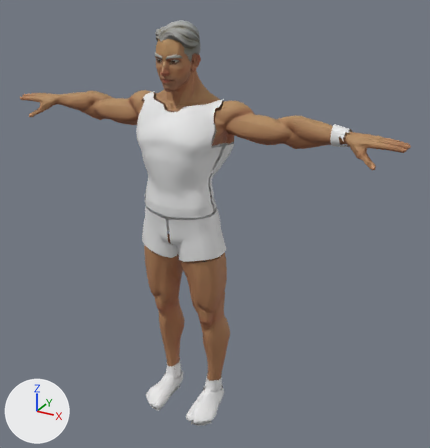
Two versions of the glTF model running-gear-solid/public/assets/char/runner.glb, one commit apart.
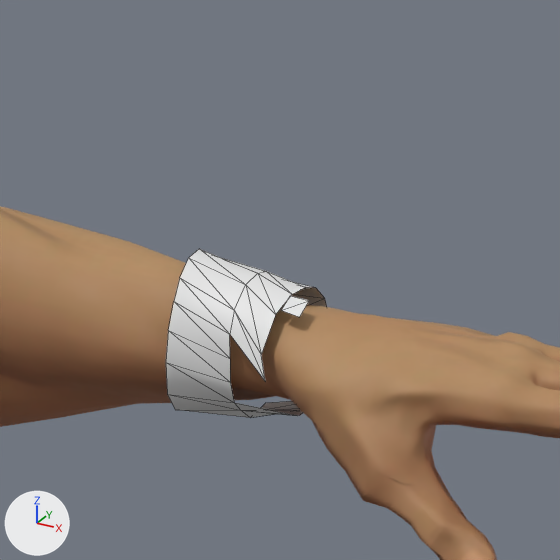
The first picture shows the older version from a 50 mm lens placed at (1.31, -2.06, 2.05), pointed at (0.11, 0.11, 0.96). The close-ups show the older and then the newer version on the part from 72% to 89% of the width and 20% to 37% of the height of that picture. Only the edits that show in the close-ups are written down. Arrows for +X, +Y and +Z are at lower left; the lights stay in place. The close-ups show mesh edges as thin lines. Vertices at exactly the same position are counted once.

Objects in the first close-up: 'Skin', 'Watch'.
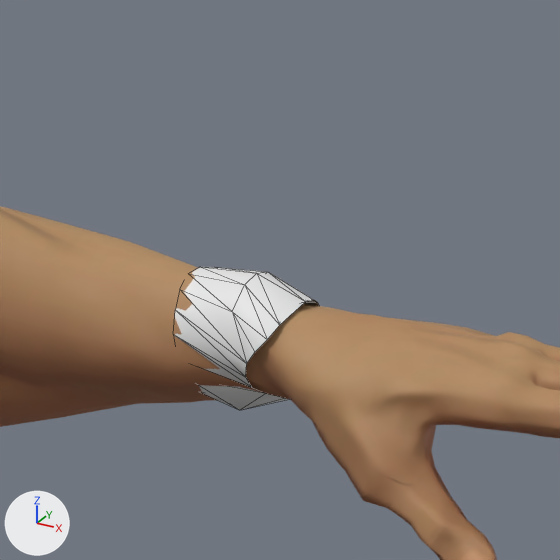
Pixel boxes [x1, y1, x2, y2] of what changed, in the close-ups (560 x 560 px):
'Watch', reshaped (10% narrower, 15% shorter): before [166, 249, 327, 418]; after [175, 267, 319, 410]
part 1 of me_watch, rebuilt: before [166, 249, 327, 418]; after [175, 267, 319, 410]
part 2 of me_watch, deleted: before [281, 296, 309, 317]

Patch to the scene script:
```diff
--- a/running-gear-solid/public/assets/char/runner.glb.py
+++ b/running-gear-solid/public/assets/char/runner.glb.py
@@ me_watch @@
 # used by ob_watch; location = (0.0, 0.0, 0.0)
-me_watch.from_pydata(...)  # 54 vertices, 51 faces; spans x 0.6414..0.7196, y 0.02..0.1102, z 1.4101..1.4934
+me_watch.from_pydata(...)  # 44 vertices, 51 faces; spans x 0.6409..0.7139, y 0.0281..0.1034, z 1.4181..1.4877
+# me_watch part 1: the loose piece of 45 vertices spanning x 0.6414..0.7078, y 0.02..0.1102, z 1.4101..1.4934 is rebuilt with 44 vertices and now spans x 0.6409..0.7139, y 0.0281..0.1034, z 1.4181..1.4877
+# me_watch part 2: the loose piece of 4 vertices spanning x 0.6985..0.7094, y 0.0319..0.0463, z 1.4761..1.4824 is deleted
+# other edits to the shape of me_watch do not show in these pictures
 me_watch.materials.append(mat_kit_watch)
```
